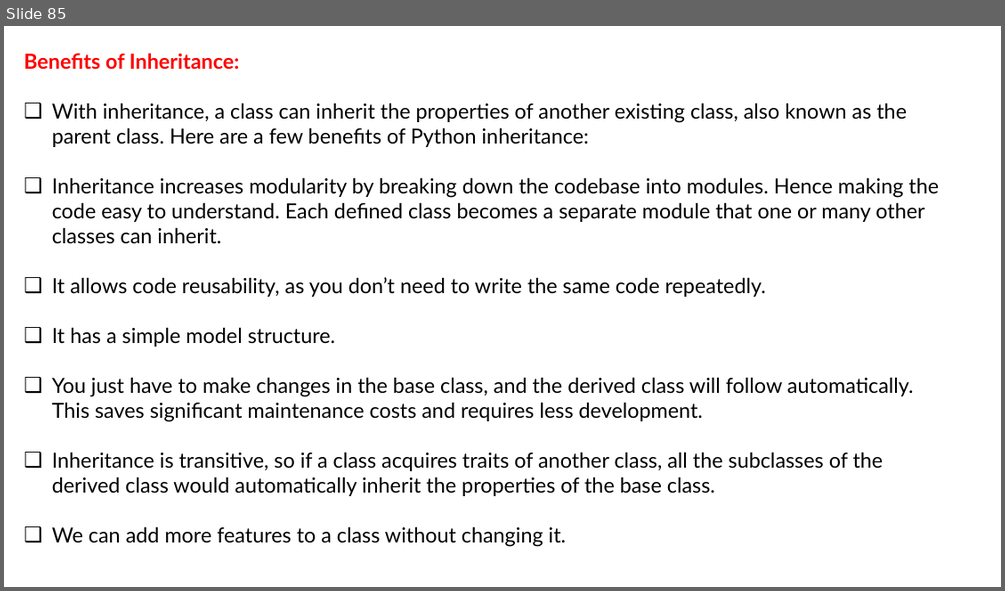
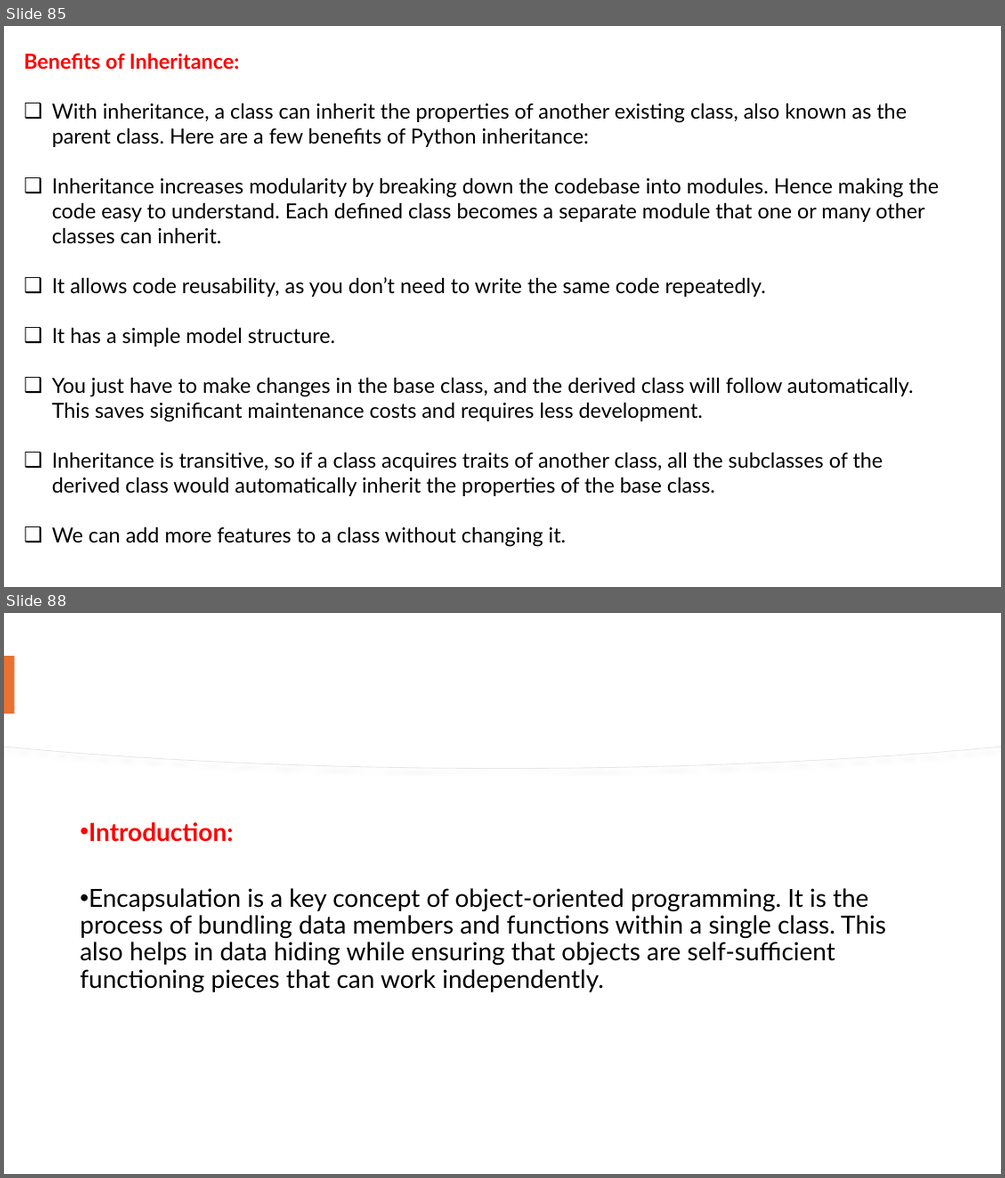
Before and after one commit to LokeshBachu/Python, a slide deck: PythonOOPS.pptx. Shown one above the other, each under a label of ours: slide 85 before the commit, slides 85 and 88 after it; the slides between them are not shown. The pictures are 1005x591 and 1005x1178 pixels, drawn with LibreOffice and Linux fonts; fonts in the diff are those of the drawing. Boxes give left, top, right and bottom in pixels: in the first picture for what was removed or moved away, otherwise in the second. Text is boxed around its words. In the diff, an @@ line names an element or a change of style, - is before the commit and + after.

```diff
--- a/PythonOOPS.pptx
+++ b/PythonOOPS.pptx
@@ slide 88 added at [4,613,1001,1174], background #FFFFFF @@
@@ freeform shape added at [4,613,1001,769], fill #FFFFFF, outline #E6E6E6 0.75 pt @@
@@ freeform shape added at [4,613,1001,768], fill #FFFFFF @@
@@ rectangle added at [4,656,15,714], fill #E97132 @@
@@ text added at [80,822,886,992], 24 pt, text #000000 @@
+• Introduction:
+• Encapsulation is a key concept of object-oriented programming. It is the process of bundling data members and functions within a single class. This also helps in data hiding while ensuring that objects are self-sufficient functioning pieces that can work independently.
```
Also in this commit, not shown: 1 slide changed, 164 other slides added.
